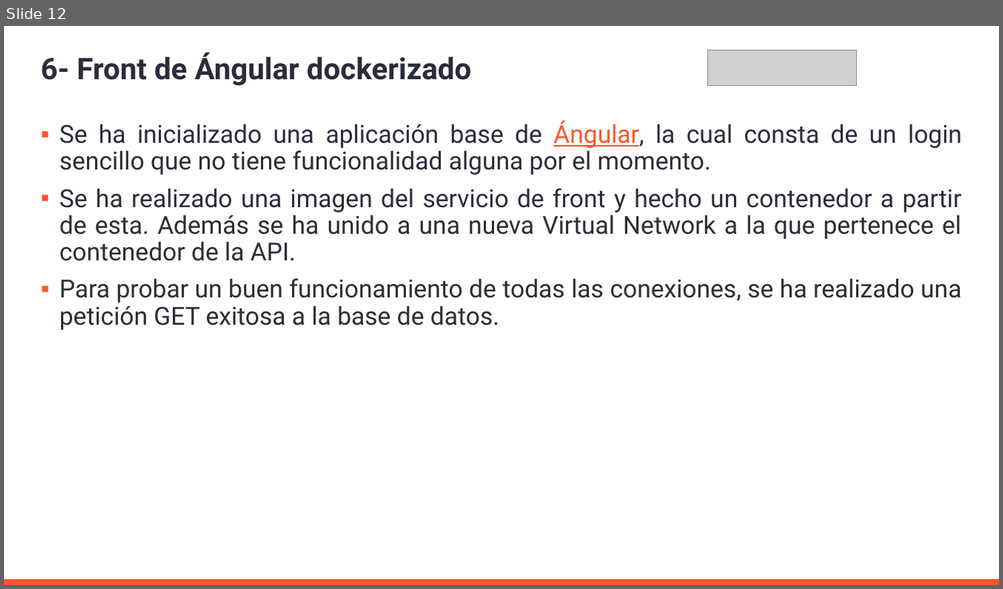
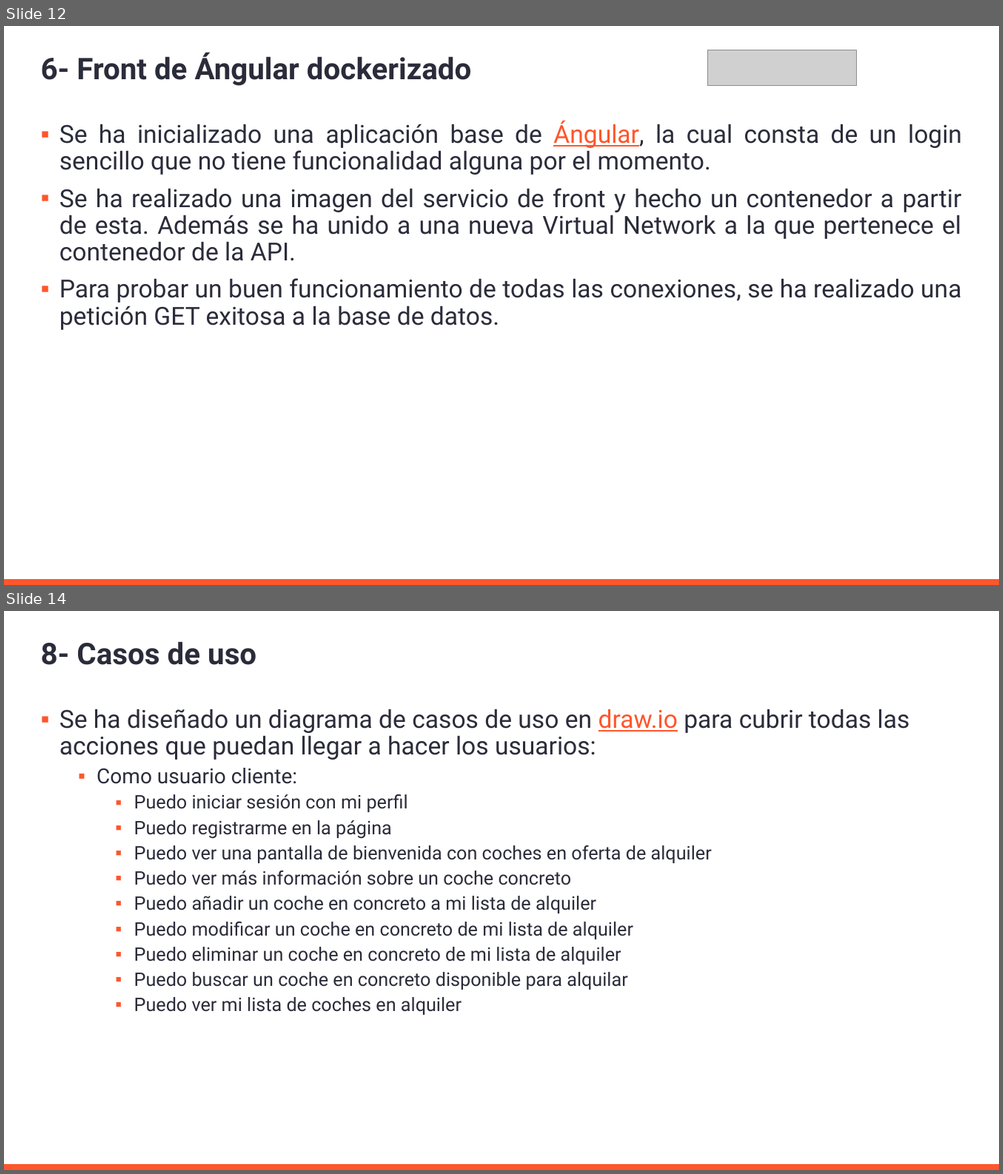
Before and after one commit to AleMedinaGarc/DotnetAPI-Practice, a slide deck: IniciacionDePracticasExternas.pptx. Shown one above the other, each under a label of ours: slide 12 before the commit, slides 12 and 14 after it; the slides between them are not shown. The pictures are 1003x589 and 1003x1174 pixels, drawn with LibreOffice and Linux fonts; fonts in the diff are those of the drawing; grey boxes stand for pictures; background and template pictures are left out. Boxes give left, top, right and bottom in pixels: in the first picture for what was removed or moved away, otherwise in the second. Text is boxed around its words. In the diff, an @@ line names an element or a change of style, - is before the commit and + after.

```diff
--- a/IniciacionDePracticasExternas.pptx
+++ b/IniciacionDePracticasExternas.pptx
@@ slide 14 added at [4, 611, 999, 1170], background #FFFFFF; not listed: 1 template element that a slide beside it also shows @@
@@ title added at [41, 641, 256, 665], 28.8 pt, text #2B2C3A, bold @@
+8- Casos de uso
@@ text added at [60, 709, 910, 1015], 18 pt, text #2B2C3A @@
+▪ Se ha diseñado un diagrama de casos de uso en draw.io para cubrir todas las acciones que puedan llegar a hacer los usuarios:
+  ▪ Como usuario cliente:
+    ▪ Puedo iniciar sesión con mi perfil
+    ▪ Puedo registrarme en la página
+    ▪ Puedo ver una pantalla de bienvenida con coches en oferta de alquiler
+    ▪ Puedo ver más información sobre un coche concreto
+    ▪ Puedo añadir un coche en concreto a mi lista de alquiler
+    ▪ Puedo modificar un coche en concreto de mi lista de alquiler
+    ▪ Puedo eliminar un coche en concreto de mi lista de alquiler
+    ▪ Puedo buscar un coche en concreto disponible para alquilar
+    ▪ Puedo ver mi lista de coches en alquiler
```
Also in this commit, not shown: 6 slides changed, 1 other slide added, 2 other files.
